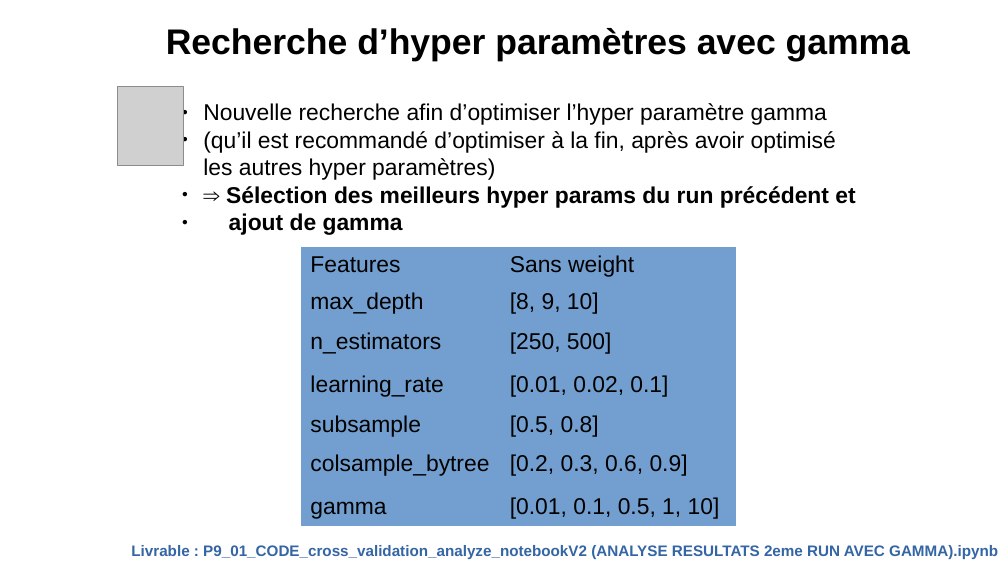
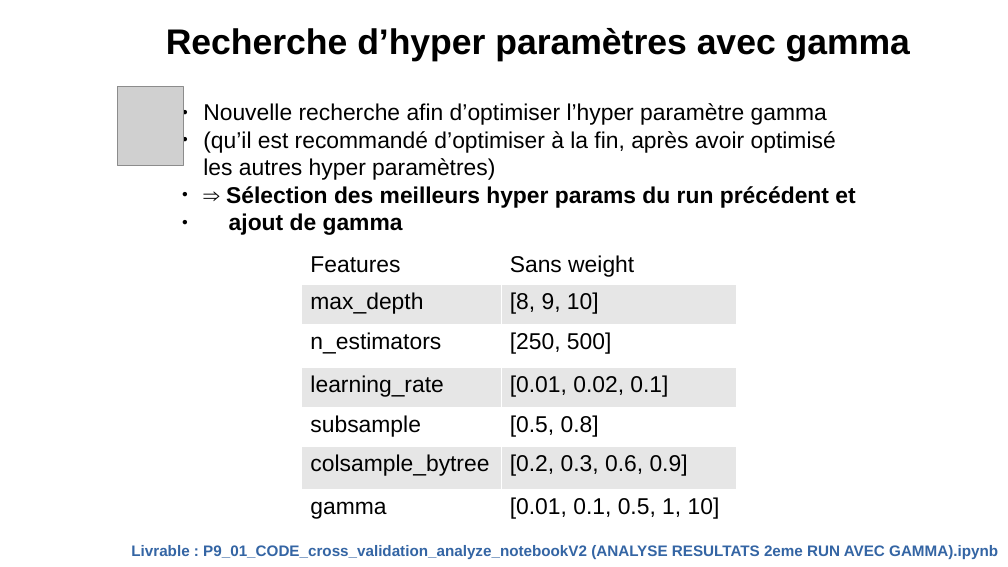
Before and after one commit to Severac/openclassrooms, a slide deck: slide 42 of PJ9/Presentation/PJ9_Presentation.odp (slide 41 before the commit). Drawn at 1008x567 pixels with LibreOffice and Linux fonts; fonts in the diff are those of the drawing; grey boxes stand for pictures. Boxes give left, top, right and bottom in pixels: in the first picture for what was removed or moved away, otherwise in the second. Text is boxed around its words. In the diff, an @@ line names an element or a change of style, - is before the commit and + after.

```diff
--- a/PJ9/Presentation/PJ9_Presentation.odp
+++ b/PJ9/Presentation/PJ9_Presentation.odp
@@ table at [302, 248, 736, 523] @@
@@ fill #729FCF to #FFFFFF in 8 cells @@
@@ fill #729FCF to #E6E6E6 in 6 cells @@
@@ borders changed @@
```
Also in this commit, not shown: 6 other slides changed, 4 slides added, 2 other files.
